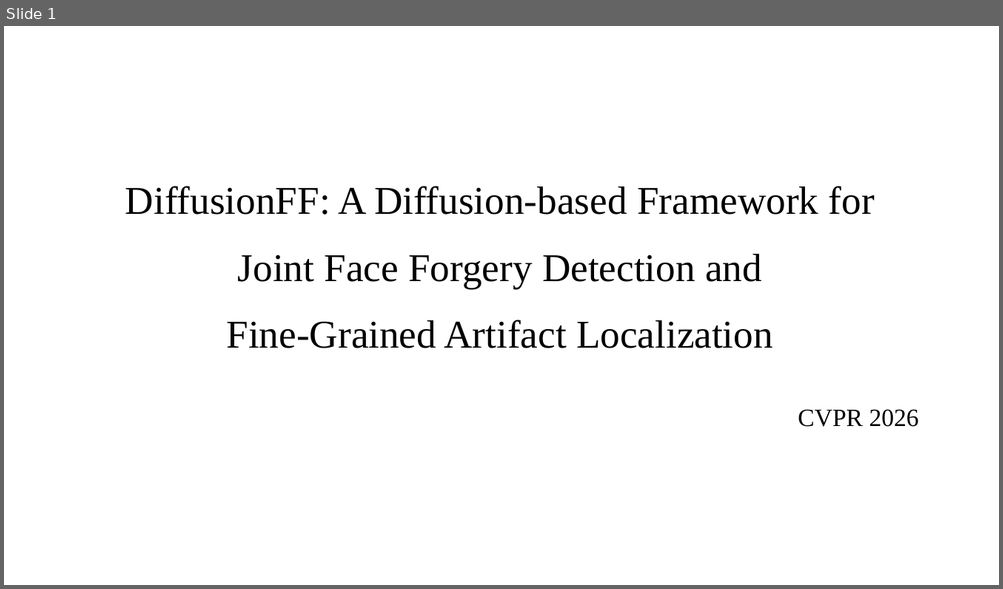
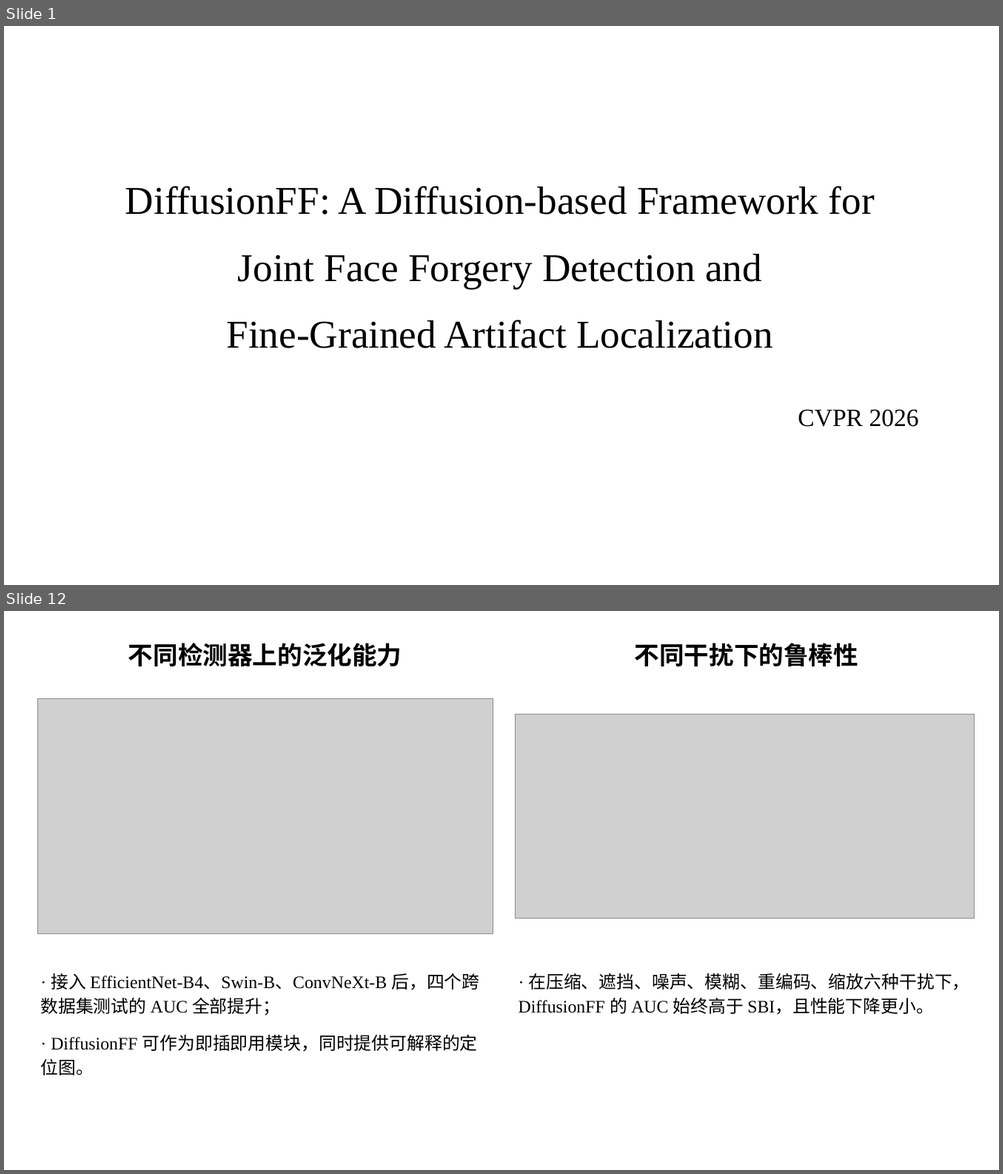
Before and after one commit to hljuzyc/Semantic-Segmentation, a slide deck: DiffusionFF汇报/DiffusionFF汇报.pptx. Shown one above the other, each under a label of ours: slide 1 before the commit, slides 1 and 12 after it; the slides between them are not shown. The pictures are 1003x589 and 1003x1174 pixels, drawn with LibreOffice and Linux fonts; fonts in the diff are those of the drawing; grey boxes stand for pictures. Boxes give left, top, right and bottom in pixels: in the first picture for what was removed or moved away, otherwise in the second. Text is boxed around its words. In the diff, an @@ line names an element or a change of style, - is before the commit and + after.

Commit message:
Simplify DiffusionFF slides to follow the template (13 slides)

```diff
--- a/DiffusionFF汇报/DiffusionFF汇报.pptx
+++ b/DiffusionFF汇报/DiffusionFF汇报.pptx
@@ slide 12 added at bbox=[4, 611, 999, 1170], background #FFFFFF @@
@@ text added at bbox=[128, 643, 402, 667], 24 pt, text #000000, bold @@
+不同检测器上的泛化能力
@@ text added at bbox=[634, 643, 858, 667], 24 pt, text #000000, bold @@
+不同干扰下的鲁棒性
@@ picture added at bbox=[37, 698, 492, 934] @@
@@ picture added at bbox=[515, 714, 974, 918] @@
@@ text added at bbox=[40, 974, 479, 1076], 17 pt, text #000000 @@
+· 接入 EfficientNet-B4、Swin-B、ConvNeXt-B 后，四个跨数据集测试的 AUC 全部提升；
+· DiffusionFF 可作为即插即用模块，同时提供可解释的定位图。
@@ text added at bbox=[518, 974, 969, 1015], 17 pt, text #000000 @@
+· 在压缩、遮挡、噪声、模糊、重编码、缩放六种干扰下，DiffusionFF 的 AUC 始终高于 SBI，且性能下降更小。
```
Also in this commit, not shown: 2 slides changed, 9 other slides added, 23 slides removed, 28 other files.
